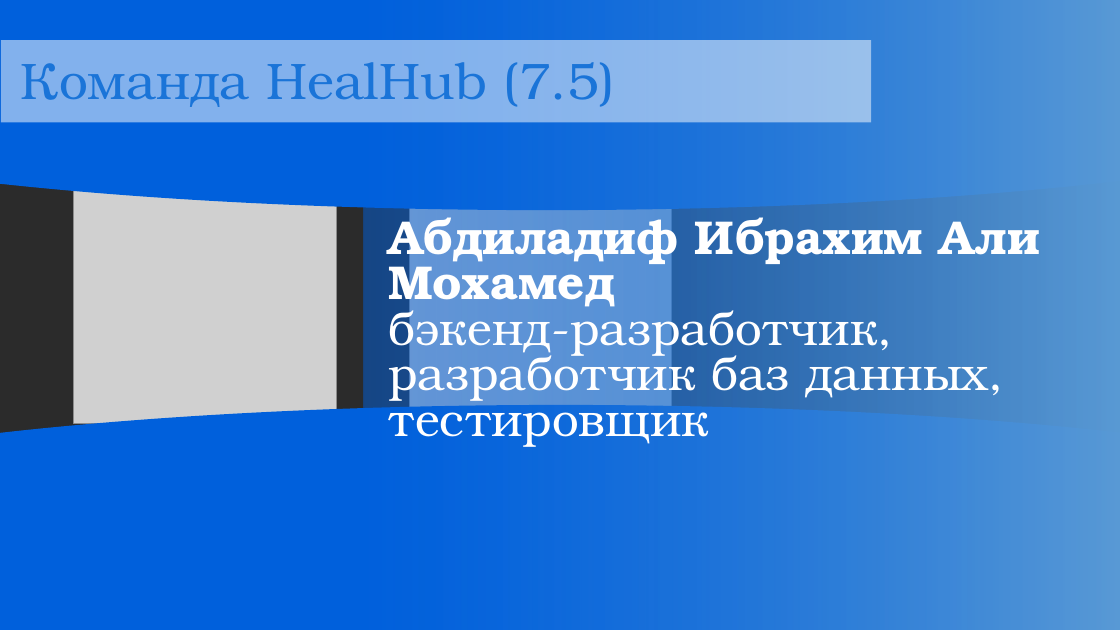
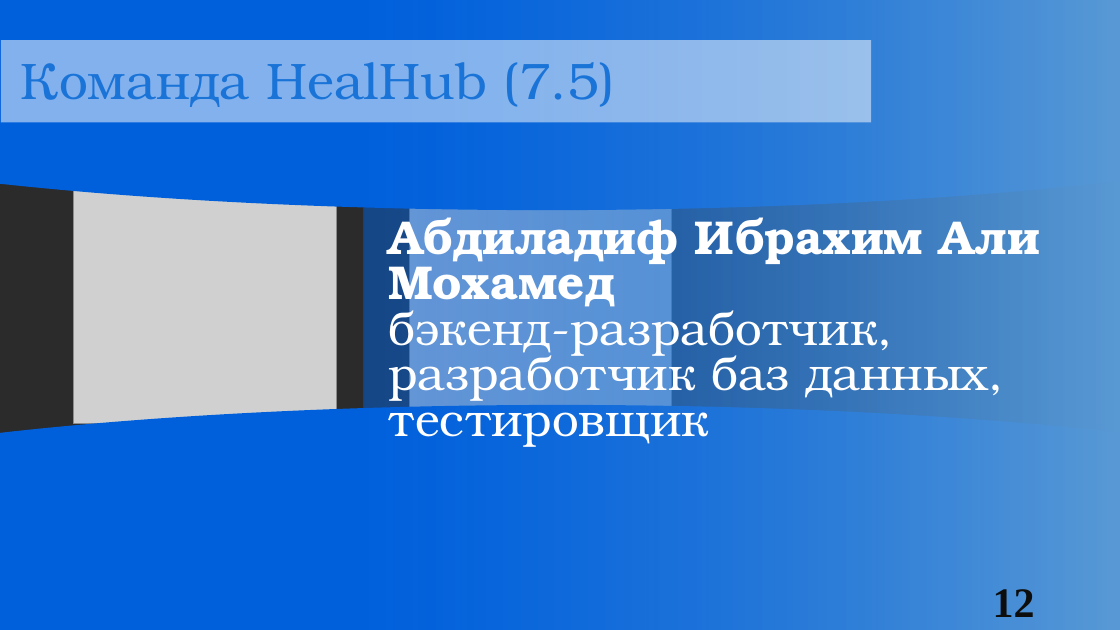
Before and after one commit to Fextice/HealHub, a slide deck: slide 12 of presentation/prez_healhub.pptx. Drawn at 1120x630 pixels with LibreOffice and Linux fonts; fonts in the diff are those of the drawing; grey boxes stand for pictures; background and template pictures are left out; a plain dark background stands for a picture behind light text. Boxes give left, top, right and bottom in pixels: in the first picture for what was removed or moved away, otherwise in the second. Text is boxed around its words. In the diff, an @@ line names an element or a change of style, - is before the commit and + after.

```diff
--- a/presentation/prez_healhub.pptx
+++ b/presentation/prez_healhub.pptx
@@ page number added at <box>993,589,1035,617</box>, 36 pt, text #0D0D0D, bold @@
+12
```
Also in this commit, not shown: 11 other slides changed, 1 other file.
